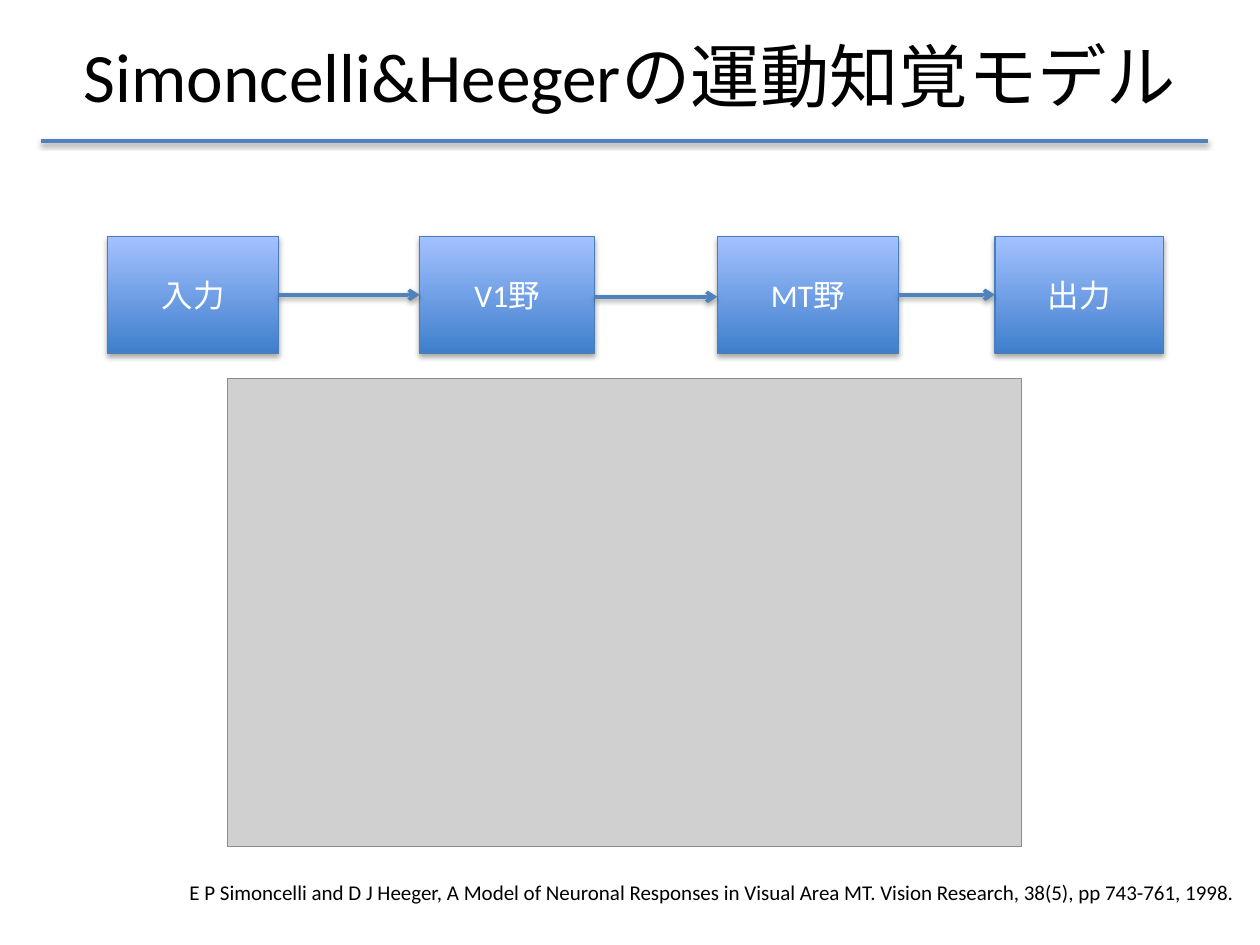
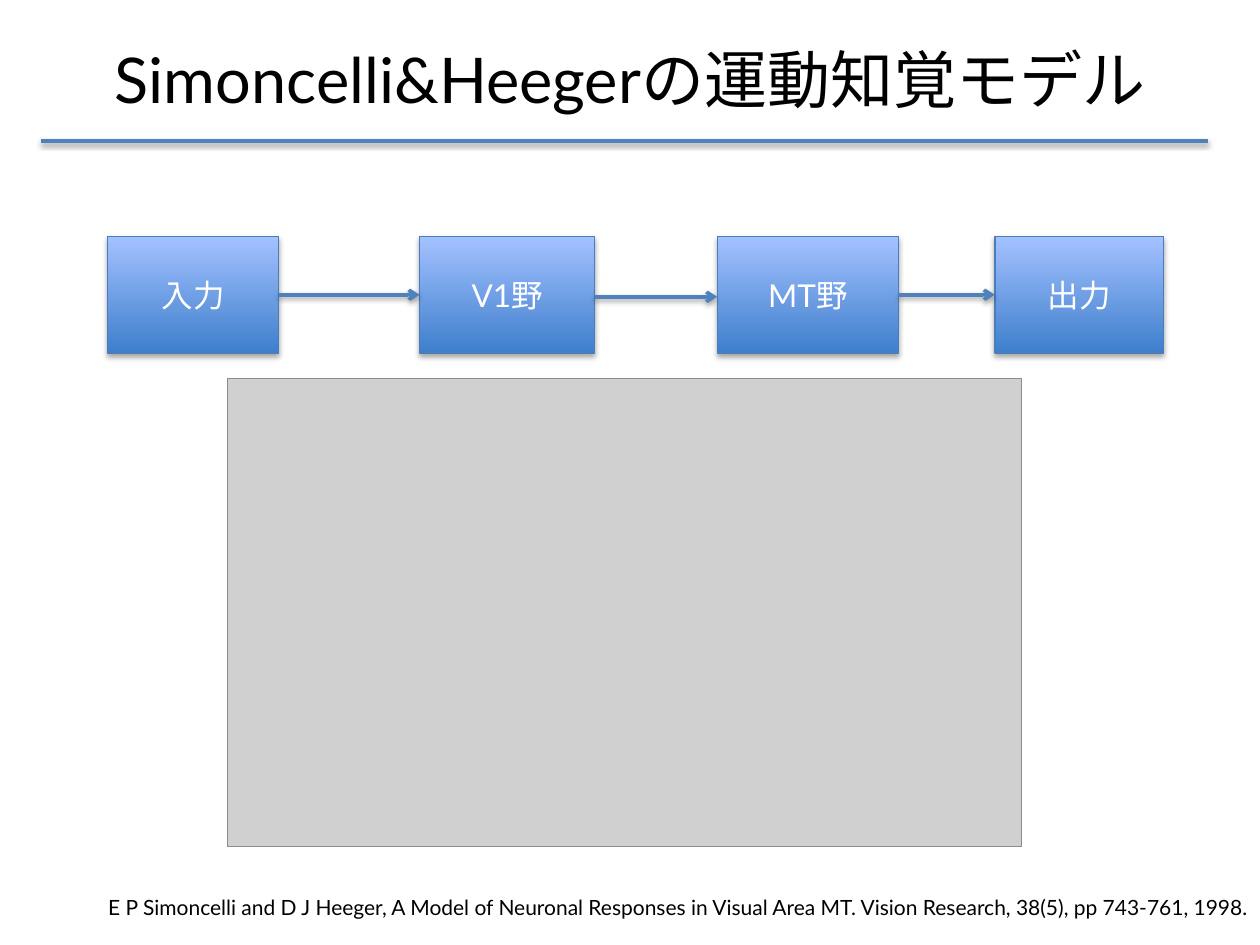
Before and after one commit to f-akazawa/akaz_uecdevelop, a slide deck: slide 6 of doc/中間発表資料.pptx. Drawn at 1260x945 pixels with LibreOffice and Linux fonts; fonts in the diff are those of the drawing; grey boxes stand for pictures. Boxes give left, top, right and bottom in pixels: in the first picture for what was removed or moved away, otherwise in the second. Text is boxed around its words. In the diff, an @@ line names an element or a change of style, - is before the commit and + after.

```diff
--- a/doc/中間発表資料.pptx
+++ b/doc/中間発表資料.pptx
@@ title "Simoncelli&Heegerの運動知覚モデル" at (115, 49, 1145, 115): size 39.6 to 36 pt, font Calibri to Lato; more space between paragraphs @@
@@ font Calibri to Lato in 3 elements at (420, 237, 595, 354), (717, 237, 898, 354), (108, 899, 1248, 919) @@
@@ text "E P Simoncelli and D ...": place and size @@
-text "E P Simoncelli and D ..." at (189, 885, 1233, 904)
+text "E P Simoncelli and D ..." at (108, 899, 1248, 919)
```
Also in this commit, not shown: 18 other slides changed, 1 slide added, 6 slides removed.
